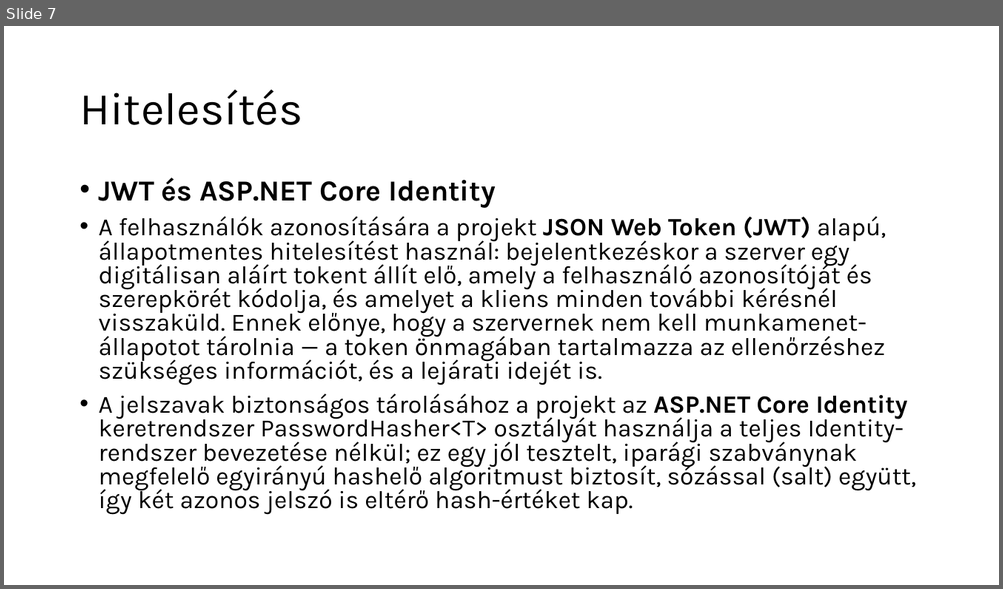
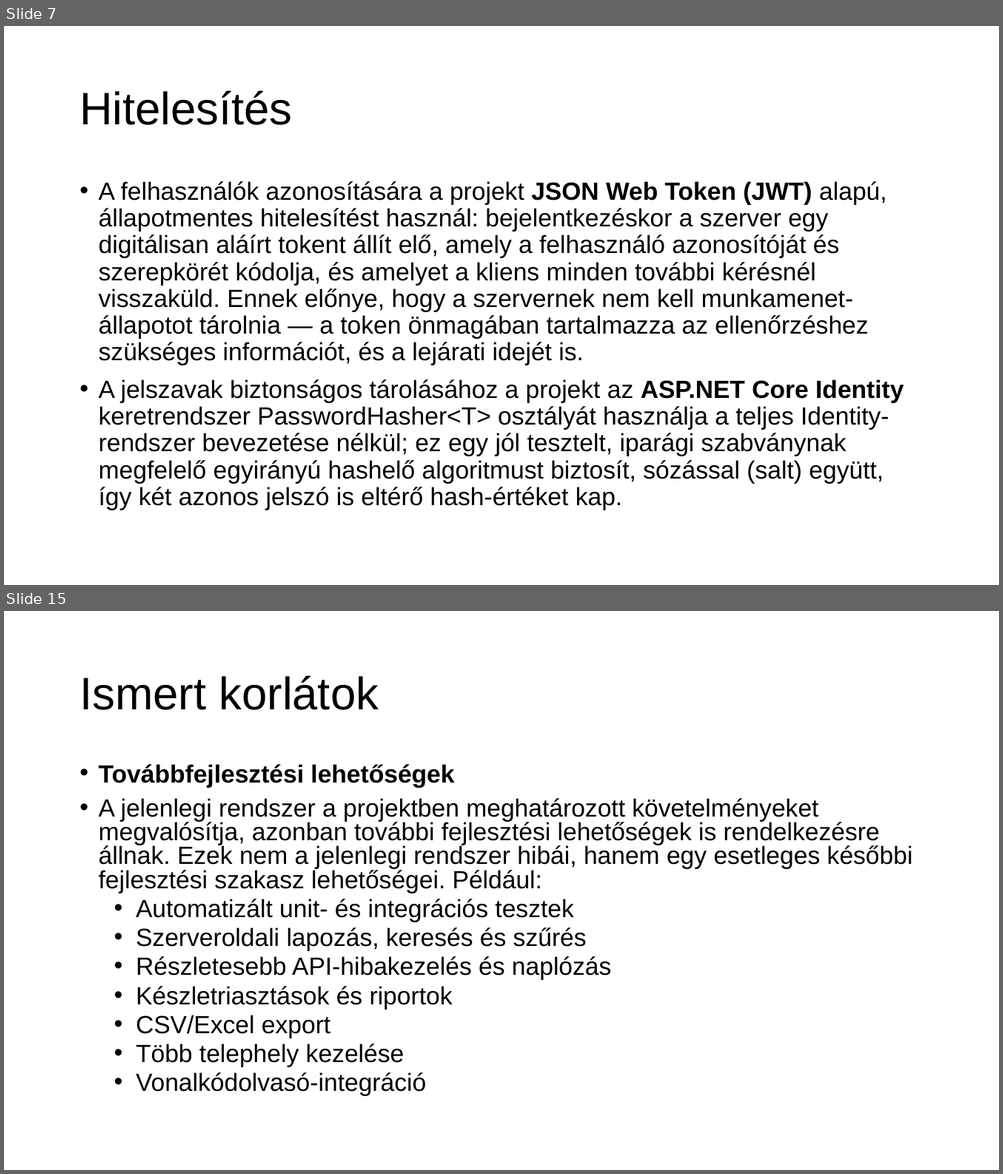
Before and after one commit to Vividia47/raktar, a slide deck: Documentation/exam.pptx. Shown one above the other, each under a label of ours: slide 7 before the commit, slides 7 and 15 after it; the slides between them are not shown. The pictures are 1003x589 and 1003x1174 pixels, drawn with LibreOffice and Linux fonts; fonts in the diff are those of the drawing; background and template pictures are left out. Boxes give left, top, right and bottom in pixels: in the first picture for what was removed or moved away, otherwise in the second. Text is boxed around its words. In the diff, an @@ line names an element or a change of style, - is before the commit and + after.

```diff
--- a/Documentation/exam.pptx
+++ b/Documentation/exam.pptx
@@ slide 15 added at (4,611,999,1170), background picture (left out) @@
@@ title added at (79,675,379,710), 44 pt, text #000000 @@
+Ismert korlátok
@@ text added at (99,764,913,1096), 24 pt, text #000000 @@
+• Továbbfejlesztési lehetőségek
+• A jelenlegi rendszer a projektben meghatározott követelményeket megvalósítja, azonban további fejlesztési lehetőségek is rendelkezésre állnak. Ezek nem a jelenlegi rendszer hibái, hanem egy esetleges későbbi fejlesztési szakasz lehetőségei. Például:
+  • Automatizált unit- és integrációs tesztek
+  • Szerveroldali lapozás, keresés és szűrés
+  • Részletesebb API-hibakezelés és naplózás
+  • Készletriasztások és riportok
+  • CSV/Excel export
+  • Több telephely kezelése
+  • Vonalkódolvasó-integráció
@@ slide 7 changed as well @@
@@ title "Hitelesítés" at (79,90,292,125): font Karla to Arial @@
@@ text "A felhasználók azonosítására a projekt ..." at (99,181,903,511): font Karla to Arial; line spacing 0.8 to 0.9 @@
@@ text at (99,178,495,208): paragraph removed @@
-• JWT és ASP.NET Core Identity
```
Also in this commit, not shown: 6 other slides changed, 9 other slides added.
